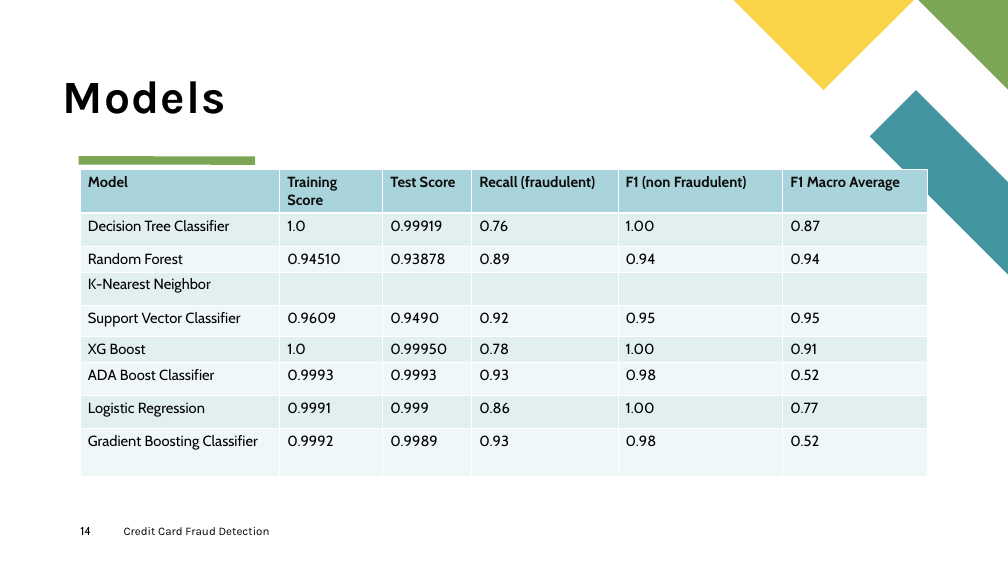
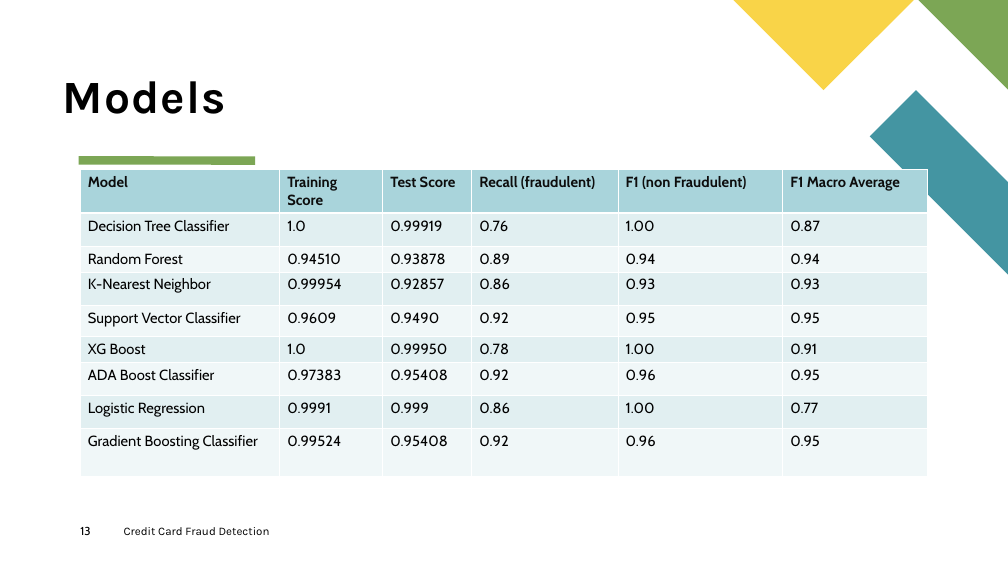
Before and after one commit to dmusili/creditcardfrauddetection, a slide deck: slide 13 of Credit Card Fraud Detection.pptx (slide 14 before the commit). Drawn at 1008x567 pixels with LibreOffice and Linux fonts; fonts in the diff are those of the drawing. Boxes give left, top, right and bottom in pixels: in the first picture for what was removed or moved away, otherwise in the second. Text is boxed around its words. In the diff, an @@ line names an element or a change of style, - is before the commit and + after.

```diff
--- a/Credit Card Fraud Detection.pptx
+++ b/Credit Card Fraud Detection.pptx
@@ table at [80, 169, 928, 458] @@
-row 4: K-Nearest Neighbor |  |  |  |  | 
+row 4: K-Nearest Neighbor | 0.99954 | 0.92857 | 0.86 | 0.93 | 0.93
-row 7: ADA Boost Classifier | 0.9993 | 0.9993 | 0.93 | 0.98 | 0.52
+row 7: ADA Boost Classifier | 0.97383 | 0.95408 | 0.92 | 0.96 | 0.95
-row 9: Gradient Boosting Classifier | 0.9992 | 0.9989 | 0.93 | 0.98 | 0.52
+row 9: Gradient Boosting Classifier | 0.99524 | 0.95408 | 0.92 | 0.96 | 0.95
@@ page number at [80, 526, 90, 535]: text changed @@
-14
+13
```
Also in this commit, not shown: 8 other slides changed, 1 slide removed.
